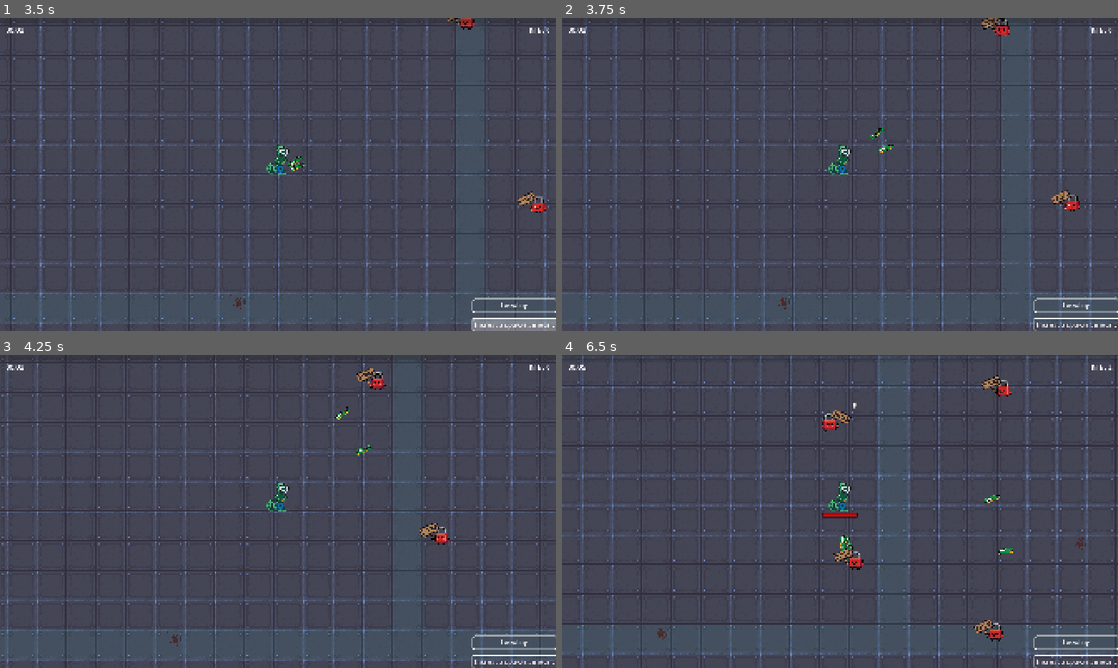
Above: before the commit, frames 1-4 (two rows, left to right).
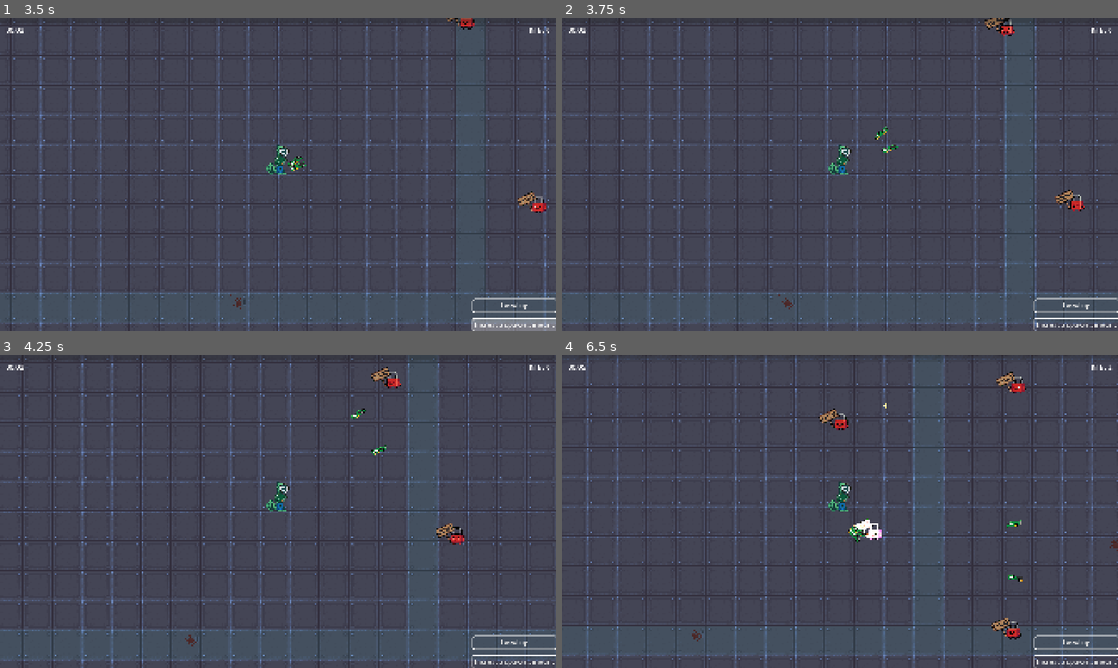
Above: after the commit, the same moments.

Repository: jcronenberg/hackweek-survivor
Game: Godot game, scene res://src/menu/menu.tscn
Two runs of this game, one before a commit and one after it. Both use one fixed random seed, a clock stepped at 60 frames per second and the inputs below.
Inputs (mouse positions are in pixels of both pictures, inside the frame that each line leads up to):
- Up to frame 1 (3.5 s): click "Play Game" at 0.5 s; click "Level up" at 1.25 s; click (278, 165) at 2.02 s; click "Increase spawn amount" at 2.75 s
- Up to frame 2 (3.75 s): move the mouse to (962, 158) at 3.52 s; hold Right (ui_right) from 3.53 s (still down)
- Up to frame 3 (4.25 s): keep holding Right (ui_right)
- Up to frame 4 (6.5 s): move the mouse to (728, 527) at 4.27 s; release Right (ui_right) at 4.28 s; hold Down (ui_down) 4.28-5.03 s; move the mouse to (895, 442) at 5.02 s; hold Right (ui_right) 5.03-5.78 s; move the mouse to (812, 574) at 5.77 s; hold Up (ui_up) from 5.78 s (still down)

Frame 1 is identical in both runs. In frame 2, 6.7% of the frame differs, in the area x 0-100%, y 0-100%; in frame 3, 5.9%; in frame 4, 12%.

Commit message:
Decrease player movement speed

Diff:
--- a/src/player/player.gd
+++ b/src/player/player.gd
@@ -3,7 +3,7 @@
 
 const DAMAGE_TICK_TIME = 0.3
 
-@export var speed: int = 400
+@export var speed: int = 300
 @export var max_health: int = 100
 @export var health: int = 100
 @export var level_requirement: int = 20
